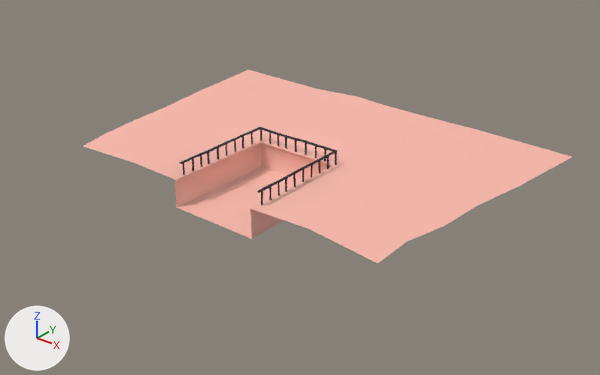
Two versions of the FBX model Monkey Man Enclosure/Assets/Art 3D/Models/enclosure.fbx, one commit apart.
Camera for both pictures: a camera (50 mm lens) standing at (50.3, -57.8, 37.7) and looking at (2.0, 2.6, 0.3). The lights are fixed; the arrows at lower left show +X, +Y and +Z. Where no turn or scale is listed for an object, it has been applied to the vertices.

Names of what the first picture shows: 'enclosure', 'railing', 'railing.posts', 'sidewalk.001'.
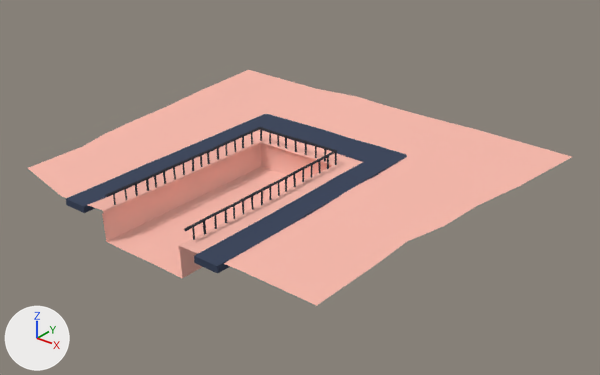
The edits, one by one:
Material 'oxford.blue' (mat_oxford_blue) is new.
Its base color is (0.0331, 0.0497, 0.0976) (dark blue #333f58).
Its roughness is 1.0.
me_railing is used by ob_railing; location (0.05, 0.68, 4.48).
me_railing had 116 vertices, 228 faces and spanned x -5.21..5.16, y -7.93..4.08, z -0.14..0.12.
me_railing now has 172 vertices, 336 faces and spans x -5.21..5.16, y -17.08..4.08, z -0.14..0.12.
Part 1, on me_railing:
228 faces are deleted.
56 vertices are added at x -5.21..5.16, y -17.08..-9.59, z -0.12..0.12.
336 new faces join them.
me_plane_001 is used by ob_sidewalk_001; location (0.0, 0.0, 0.0).
me_plane_001 had 110 vertices, 174 faces and spanned x -22.6..23.0, y -8.9..22.3, z 2.6..3.2.
me_plane_001 now has 118 vertices, 188 faces and spans x -22.6..23.0, y -17.1..22.3, z 2.6..3.3.
Part 2, on me_plane_001:
6 vertices are removed from x -5.1..-5.0, y -8.1..0.4, z 2.7..2.8.
10 faces are deleted.
9 vertices are added at x -19.0..19.2, y -17.1..-15.2, z 2.8..3.2.
5 new vertices lie (0.0, -8.9, 0.2) away from vertices in x -4.9..5.0, y -8.2..-8.1, z 2.6..3.1.
24 new faces join them.
me_enclosure is used by ob_enclosure; location (0.0, 0.0, 0.0).
me_enclosure had 74 vertices, 122 faces and spanned x -5.07..5.1, y -8.22..4.72, z -0.1..2.8.
me_enclosure no longer uses material mat_eyes_001 (pink #fbbbad).
me_enclosure now has 80 vertices, 132 faces and spans x -5.07..5.1, y -17.1..4.72, z -0.1..3.0.
Part 3, on me_enclosure:
5 vertices are removed from x 4.79..4.95, y -8.17..-0.14, z 2.7..2.74.
10 faces are deleted.
4 vertices are added at (-5.05, -17.0, 2.9), (-5.01, -17.01, 2.96), (-4.9, -17.02, 3.0), (4.97, -17.1, 2.76).
7 new vertices lie (0.0, -8.78, 0.0) away from vertices in x -5.02..5.02, y -8.22..-8.11, z -0.04..0.05.
20 new faces join them.
me_enclosure now uses material mat_eyes (pink #fbbbad).
Mesh me_cube_001 is new.
It has 38 vertices, 35 faces and spans x -9.8..-7.1, y -17.4..11.0, z 2.4..3.2.
It uses material mat_oxford_blue (dark blue #333f58).
Mesh me_cube_002 is new.
It has 34 vertices, 31 faces and spans x 7.0..9.7, y -17.4..11.0, z 2.4..3.2.
It uses material mat_oxford_blue (dark blue #333f58).
Mesh me_cube is new.
It has 28 vertices, 26 faces and spans x -7.17..7.17, y 6.88..11.13, z 2.45..3.16.
It uses material mat_oxford_blue (dark blue #333f58).
Object 'sidewalk.left' (ob_sidewalk_left) is new; it shows me_cube_001.
Its location is (0.0, 0.0, 0.0).
Object 'sidewalk.right' (ob_sidewalk_right) is new; it shows me_cube_002.
Its location is (0.0, 0.0, 0.0).
Object 'sidewalk.back' (ob_sidewalk_back) is new; it shows me_cube.
Its location is (-0.07, 0.0, 0.0).

Where the change shows, as pixel boxes [x1, y1, x2, y2] in the pictures (600 x 375 px):
'sidewalk.001', reshaped (11% wider, 22% taller): before [83, 70, 572, 264]; after [28, 70, 572, 306]
'enclosure', reshaped (46% wider, 42% taller): before [175, 144, 331, 239]; after [102, 144, 331, 279]
'sidewalk.right', added (blue): after [194, 149, 407, 273]
'sidewalk.left', added (blue): after [66, 114, 282, 213]
'sidewalk.back', added (blue): after [263, 118, 386, 162]
'railing', reshaped (47% wider, 57% taller): before [179, 127, 337, 193]; after [105, 127, 337, 231]
part 2 of me_plane_001, built on (pink): after [28, 146, 377, 306]
part 3 of me_enclosure, built on (pink): after [102, 183, 218, 279]
